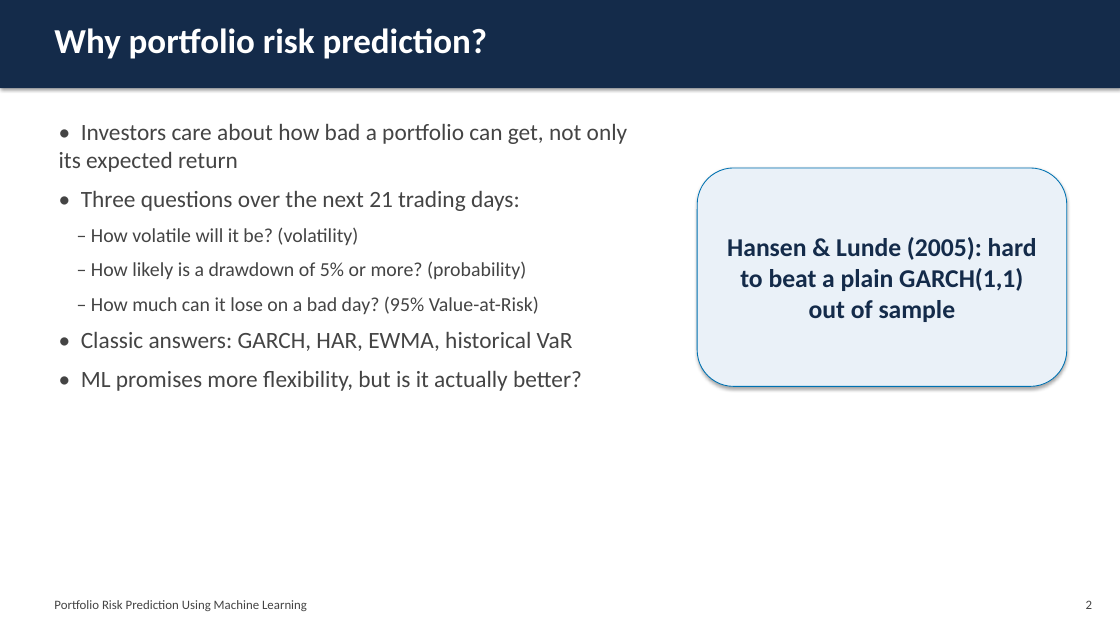
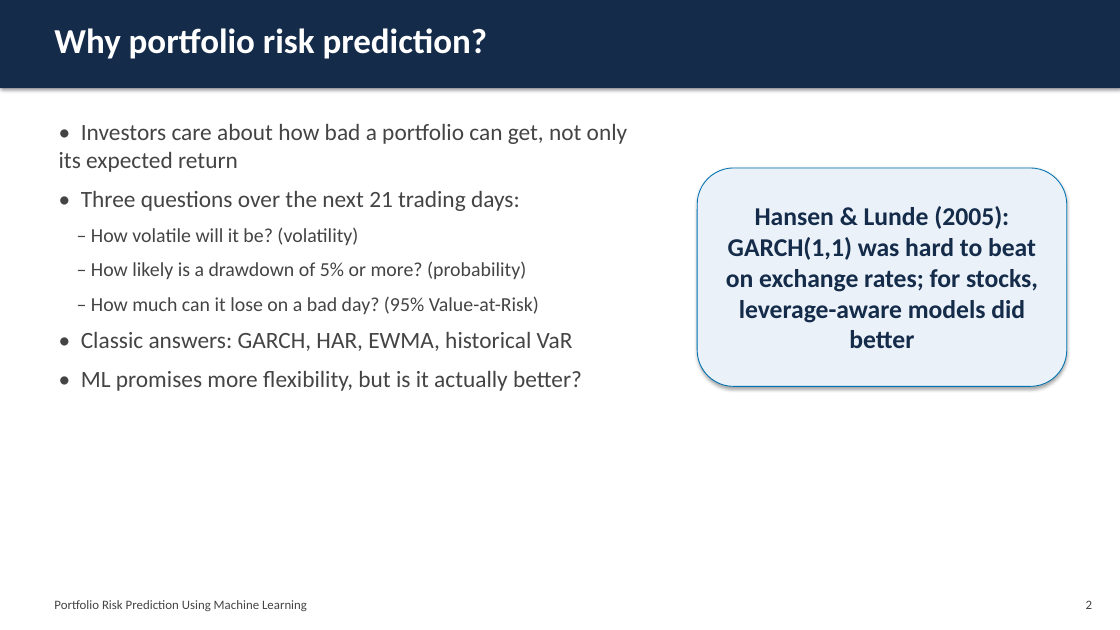
Before and after one commit to zaosh/minor, a slide deck: slide 2 of docs/deck/portfolio_risk_ml.pptx. Drawn at 1120x630 pixels with LibreOffice and Linux fonts; fonts in the diff are those of the drawing. Boxes give left, top, right and bottom in pixels: in the first picture for what was removed or moved away, otherwise in the second. Text is boxed around its words. In the diff, an @@ line names an element or a change of style, - is before the commit and + after.

```diff
--- a/docs/deck/portfolio_risk_ml.pptx
+++ b/docs/deck/portfolio_risk_ml.pptx
@@ text in rounded rectangle at <box>726,206,1038,348</box>: text changed @@
-Hansen & Lunde (2005): hard to beat a plain GARCH(1,1) out of sample
+Hansen & Lunde (2005): GARCH(1,1) was hard to beat on exchange rates; for stocks, leverage-aware models did better
```
Also in this commit, not shown: 1 other slide changed, 9 other files.
